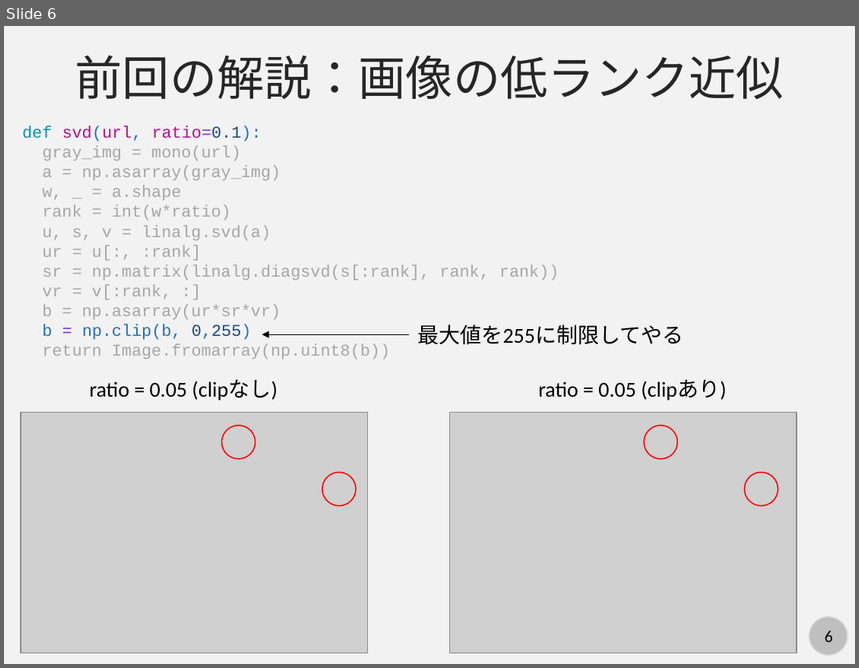
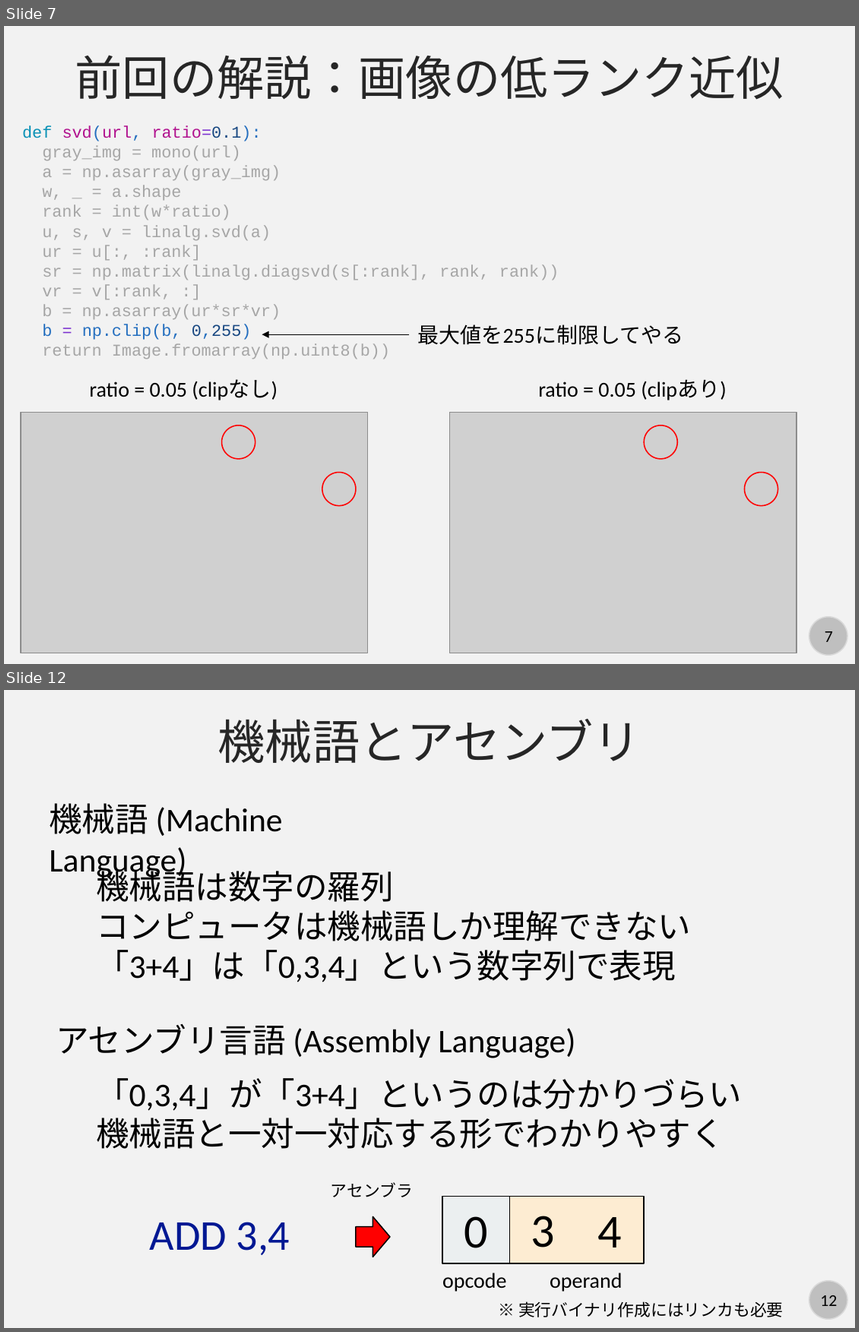
Before and after one commit to kaityo256/python_zero, a slide deck: howtowork/fig/slide.pptx. Shown one above the other, each under a label of ours: slide 6 before the commit, slides 7 and 12 after it; the slides between them are not shown. The pictures are 859x668 and 859x1332 pixels, drawn with LibreOffice and Linux fonts; fonts in the diff are those of the drawing; grey boxes stand for pictures. Boxes give left, top, right and bottom in pixels: in the first picture for what was removed or moved away, otherwise in the second. Text is boxed around its words. In the diff, an @@ line names an element or a change of style, - is before the commit and + after.

```diff
--- a/howtowork/fig/slide.pptx
+++ b/howtowork/fig/slide.pptx
@@ slide 12 added at <box>4,690,855,1328</box>, background #F2F2F2; not listed: 2 template elements that a slide beside it also shows @@
@@ text added at <box>218,719,641,763</box>, 40 pt, text #262626 @@
+機械語とアセンブリ
@@ text added at <box>49,803,283,880</box>, 28 pt, text #000000 @@
+機械語 (Machine Language)
@@ text added at <box>96,866,691,983</box>, 28 pt, text #000000 @@
+機械語は数字の羅列
+コンピュータは機械語しか理解できない
+「3+4」は「0,3,4」という数字列で表現
@@ text added at <box>56,1024,576,1059</box>, 28 pt, text #000000 @@
+アセンブリ言語 (Assembly Language)
@@ text added at <box>96,1078,742,1149</box>, 28 pt, text #000000 @@
+「0,3,4」が「3+4」というのは分かりづらい
+機械語と一対一対応する形でわかりやすく
@@ text added at <box>331,1182,413,1198</box>, 14 pt, text #000000 @@
+アセンブラ
@@ rectangle added at <box>443,1196,509,1264</box>, fill #EBEFF0, outline #000000 1 pt @@
@@ rectangle added at <box>509,1196,643,1264</box>, fill #FDECD2, outline #000000 1 pt @@
@@ text added at <box>150,1222,291,1255</box>, 36 pt, text #011893 @@
+ADD 3,4
@@ down arrow added at <box>356,1217,390,1257</box>, fill #FF0000, outline #000000 1 pt @@
@@ text added at <box>465,1217,488,1249</box>, 40 pt, text #000000 @@
+0
@@ text added at <box>531,1216,555,1248</box>, 40 pt, text #000000 @@
+3
@@ text added at <box>598,1217,622,1248</box>, 40 pt, text #000000 @@
+4
@@ text added at <box>443,1273,506,1292</box>, 18 pt, text #000000 @@
+opcode
@@ text added at <box>550,1273,622,1292</box>, 18 pt, text #000000 @@
+operand
@@ text added at <box>519,1302,784,1318</box>, 14 pt, text #000000 @@
+※ 実行バイナリ作成にはリンカも必要
@@ what was slide 6 is now slide 7 @@
@@ page number at <box>825,632,833,642</box>: text changed @@
-6
+7
```
Also in this commit, not shown: 1 slide changed, 8 other slides added, 1 slide removed.
